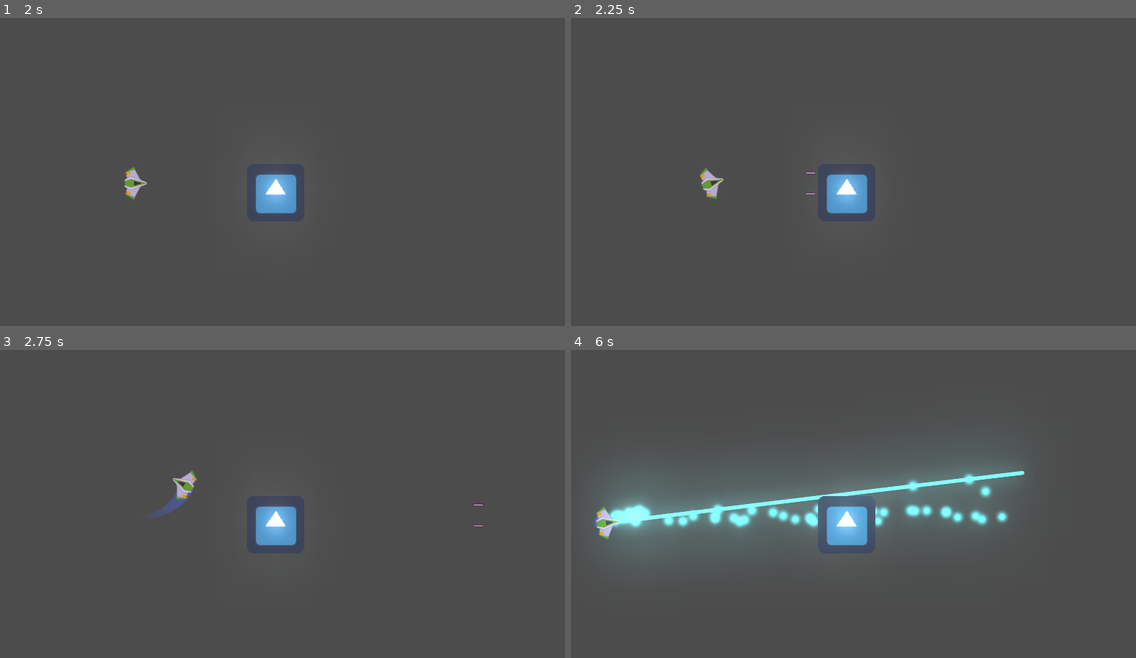
Above: before the commit, frames 1-4 (two rows, left to right).
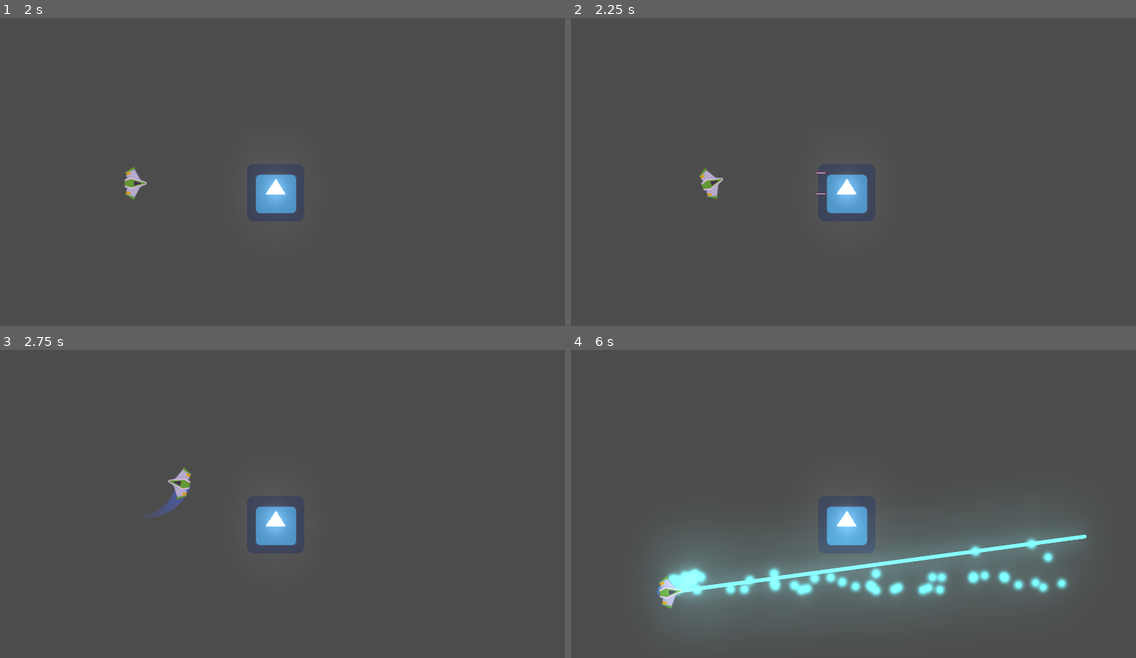
Above: after the commit, the same moments.

Repository: ismael29h/mete0rit0s-juego
Game: Godot game, scene res://Juego/Niveles/NivelTest.tscn
Same seed, same stepped clock (60 frames per second), same inputs: the game is played once before the commit and once after it. The engine's default icon, where the game draws it, is replaced by a stand-in: a white triangle on a blue panel in a dark square.
Inputs:
- Up to frame 1 (2 s): hold W (mover_adelante) 0.53-1.28 s; hold Space (disparo_principal) 0.53-1.28 s; tap Shift (disparo_secundario) at 1.35 s
- Up to frame 2 (2.25 s): tap Enter at 2 s; hold W (mover_adelante) from 2.03 s (still down); hold A (mover_antihorario) from 2.03 s (still down)
- Up to frame 3 (2.75 s): keep holding W (mover_adelante); keep holding A (mover_antihorario)
- Up to frame 4 (6 s): release A (mover_antihorario) at 2.78 s; tap S (mover_atrás) at 2.85 s; release W (mover_adelante) at 3.53 s; hold D (mover_horario) 3.53-4.28 s; tap Space (disparo_principal) at 4.35 s; tap Shift (disparo_secundario) at 5.1 s; hold W (mover_adelante) from 5.78 s (still down); tap A (mover_antihorario) at 5.85 s

Frame 1 is identical in both runs. In frame 2, 0.1% of the frame differs, in the area x 22-46%, y 48-59%; in frame 3, 0.3%; in frame 4, 21%, in the area x 4-92%, y 36-87%.

Commit message:
Daño implementado

Diff:
--- a/Juego/Naves/Player/Player.tscn
+++ b/Juego/Naves/Player/Player.tscn
@@ -12,7 +12,7 @@
 friction = 0.0
 
 [sub_resource type="CircleShape2D" id=1]
-radius = 37.0135
+radius = 34.0147
 
 [sub_resource type="Animation" id=3]
 resource_name = "default"
@@ -65,11 +65,11 @@
 
 [node name="CollisionPlayer" type="CollisionShape2D" parent="."]
 modulate = Color( 0.203922, 0.164706, 0.113725, 1 )
-position = Vector2( -1, 2 )
+position = Vector2( -6, 2 )
 shape = SubResource( 1 )
 
 [node name="Canion" parent="." instance=ExtResource( 3 )]
-position = Vector2( -7, 0 )
+position = Vector2( 27, 0 )
 
 [node name="PunteroIzquierdo" parent="Canion" index="0"]
 position = Vector2( 9, -35 )
--- a/Juego/Proyectiles/Proyectil.gd
+++ b/Juego/Proyectiles/Proyectil.gd
@@ -2,8 +2,10 @@
 
 class_name Proyectil
 
+
+export var danio:float = 2.0
+
 var velocidad:Vector2 = Vector2.ZERO
-var danio:float
 
 
 func _physics_process(delta: float) -> void:
@@ -17,5 +19,21 @@
 	velocidad = Vector2(vel, 0).rotated(dir)
 
 
-func _on_VisibilityNotifier2D_screen_exited():
+# cuando provoca daño
+func daniar(cuerpo:CollisionObject2D) -> void:
+	if cuerpo.has_method("recibir_danio"):
+		cuerpo.recibir_danio(danio)
 	queue_free()
+
+
+# sale de la línea de visión
+func _on_VisibilityNotifier2D_screen_exited() -> void:
+	queue_free()
+
+# golpea a un enemigo
+func _on_area_entered(area:Area2D) -> void:
+	daniar(area)
+
+
+func _on_body_entered(body:Node) -> void:
+	daniar(body)
--- a/Juego/Proyectiles/Proyectil.tscn
+++ b/Juego/Proyectiles/Proyectil.tscn
@@ -27,4 +27,6 @@
 rotation = 1.5708
 scale = Vector2( 0.699479, 1.90598 )
 
+[connection signal="area_entered" from="." to="." method="_on_area_entered"]
+[connection signal="body_entered" from="." to="." method="_on_body_entered"]
 [connection signal="screen_exited" from="VisibilityNotifier2D" to="." method="_on_VisibilityNotifier2D_screen_exited"]
--- /dev/null
+++ b/Juego/Test/AreaColision.gd
@@ -0,0 +1,5 @@
+extends Area2D
+
+
+func recibir_danio(danio:float) -> void:
+	owner.recibir_danio(danio)
--- a/Juego/Test/EnemigoDummy.gd
+++ b/Juego/Test/EnemigoDummy.gd
@@ -1,10 +1,14 @@
 extends Node2D
 
-
-func _ready():
-	pass
+export var vida:float = 10.0
 
 
 func _on_Area2D_body_entered(body):
 	if body is Player:
 		body.destruir()
+
+
+func recibir_danio(danio:float) -> void:
+	vida -= danio
+	if vida <= 0.0:
+		queue_free()
--- a/Juego/Test/EnemigoDummy.tscn
+++ b/Juego/Test/EnemigoDummy.tscn
@@ -1,24 +1,26 @@
-[gd_scene load_steps=4 format=2]
+[gd_scene load_steps=5 format=2]
 
 [ext_resource path="res://icon.png" type="Texture" id=1]
 [ext_resource path="res://Juego/Test/EnemigoDummy.gd" type="Script" id=2]
+[ext_resource path="res://Juego/Test/AreaColision.gd" type="Script" id=3]
 
 [sub_resource type="RectangleShape2D" id=1]
 extents = Vector2( 91.5, 89 )
 
 [node name="EnemigoDummy" type="Node2D"]
-z_index = 51
-z_as_relative = false
 script = ExtResource( 2 )
+
+[node name="Area2D" type="Area2D" parent="."]
+collision_layer = 2
+collision_mask = 9
+script = ExtResource( 3 )
+
+[node name="CollisionShape2D" type="CollisionShape2D" parent="Area2D"]
+position = Vector2( -0.5, -1 )
+shape = SubResource( 1 )
 
 [node name="Sprite" type="Sprite" parent="."]
 scale = Vector2( 3, 3 )
 texture = ExtResource( 1 )
 
-[node name="Area2D" type="Area2D" parent="."]
-
-[node name="CollisionShape2D" type="CollisionShape2D" parent="Area2D"]
-position = Vector2( -0.5, -1 )
-shape = SubResource( 1 )
-
 [connection signal="body_entered" from="Area2D" to="." method="_on_Area2D_body_entered"]
